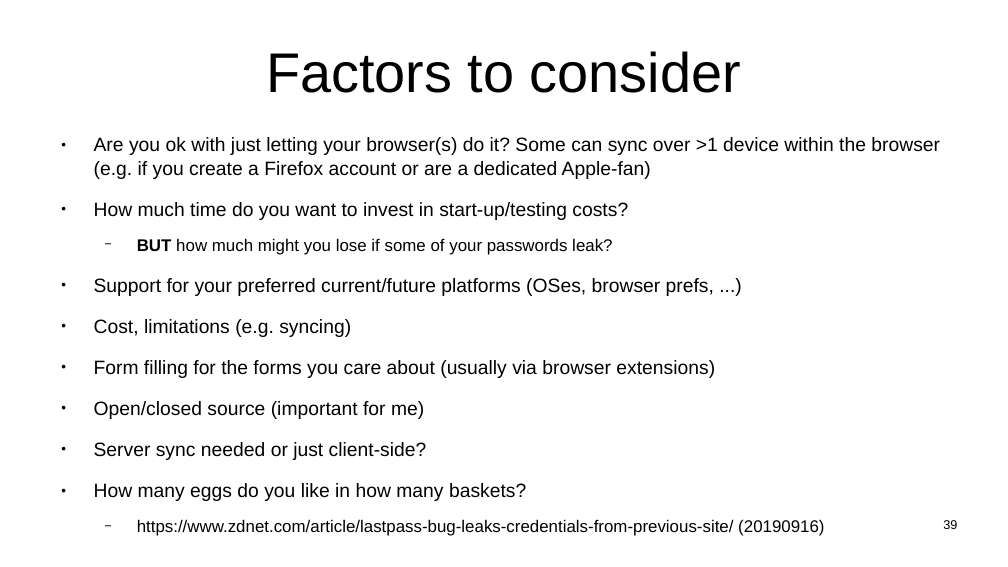
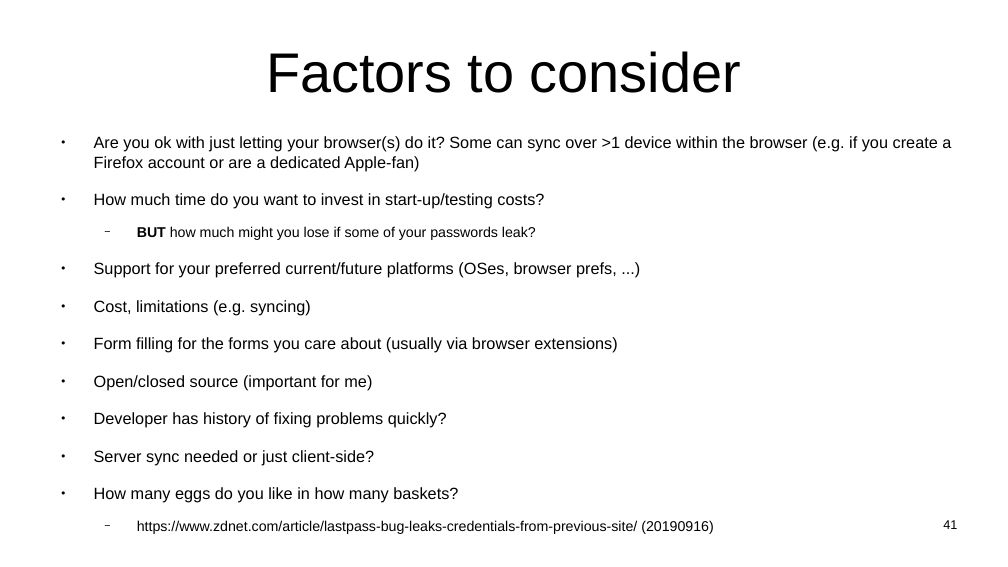
Before and after one commit to sftcd/witidtm, a slide deck: slide 41 of lectures/400-passwords.odp (slide 39 before the commit). Drawn at 1008x567 pixels with LibreOffice and Linux fonts; fonts in the diff are those of the drawing. Boxes give left, top, right and bottom in pixels: in the first picture for what was removed or moved away, otherwise in the second. Text is boxed around its words. In the diff, an @@ line names an element or a change of style, - is before the commit and + after.

Commit message:
moar passwords

```diff
--- a/lectures/400-passwords.odp
+++ b/lectures/400-passwords.odp
@@ text at [94,136,951,534]: size 15.2 to 12.8 pt in "Are you ok with just letting your ...", "How much time do you want to ...", "Support for your preferred current/future platforms (OSes, ...", "Cost, limitations (e.g. syncing)" and 4 more places; size 13.3 to 11.2 pt in "BUT how much might you lose if ...", "https://www.zdnet.com/article/lastpass-bug-leaks-credentials ..." @@
@@ text at [94,412,447,428]: paragraph added @@
+● Developer has history of fixing problems quickly?
@@ page number at [943,520,957,529]: text changed @@
-39
+41
```
Also in this commit, not shown: 7 other slides changed, 4 slides added, 2 slides removed, 1 other file.
